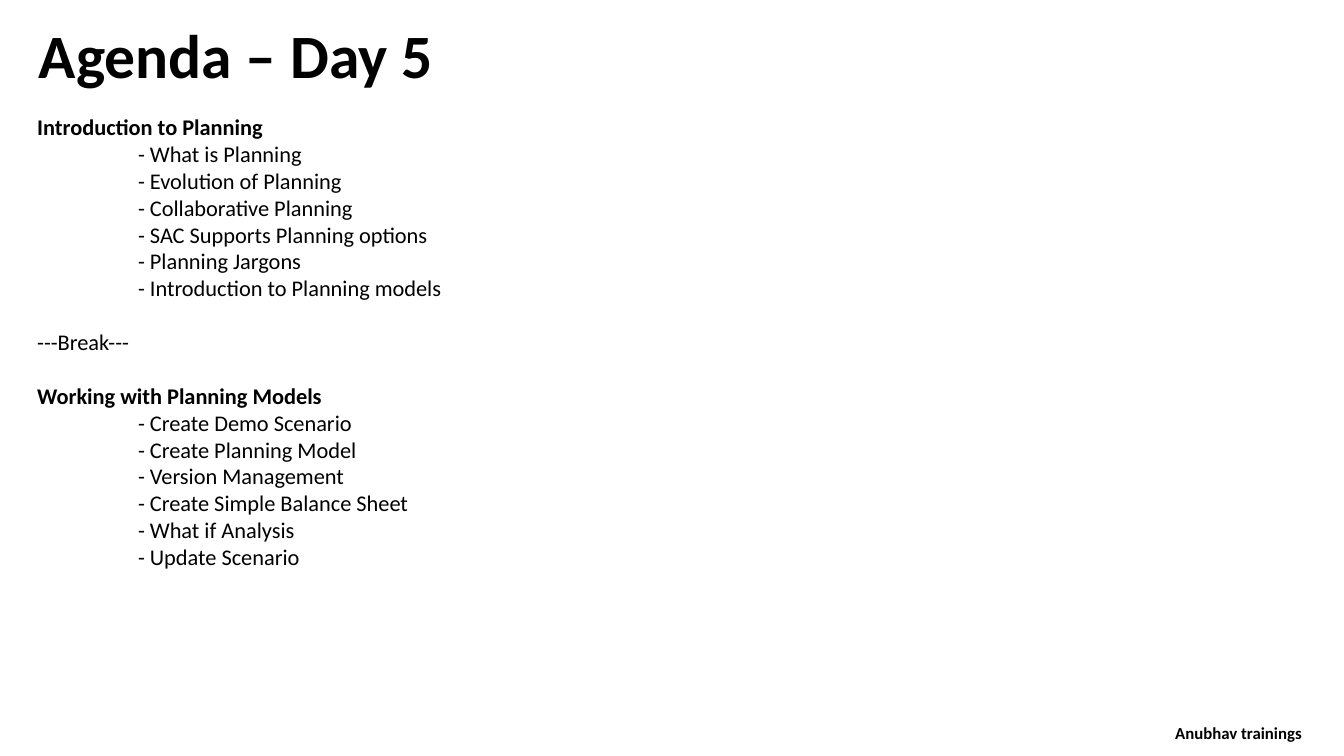
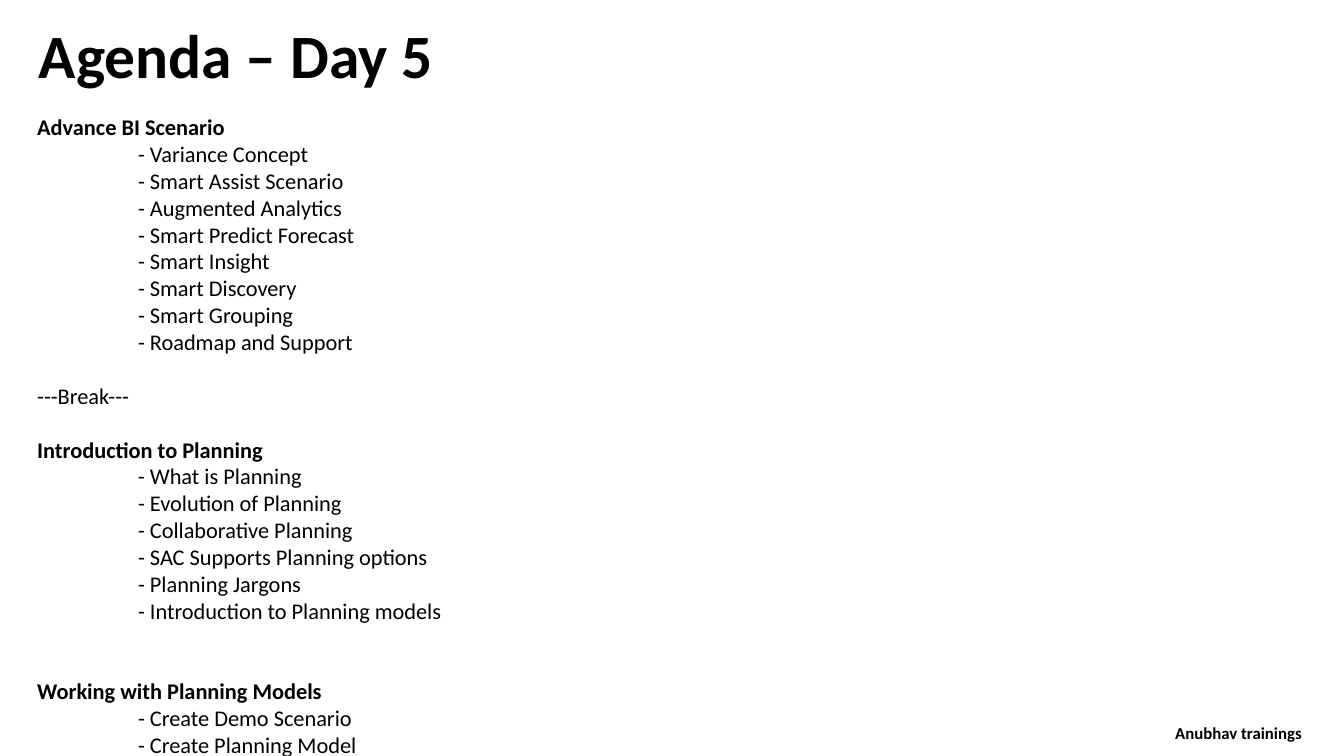
Before and after one commit to soyuztechnologies/SAC_merckgroup, a slide deck: slide 2 of day 5/SAC_Training Day 5.pptx. Drawn at 1344x756 pixels with LibreOffice and Linux fonts; fonts in the diff are those of the drawing. Boxes give left, top, right and bottom in pixels: in the first picture for what was removed or moved away, otherwise in the second. Text is boxed around its words. In the diff, an @@ line names an element or a change of style, - is before the commit and + after.

```diff
--- a/day 5/SAC_Training Day 5.pptx
+++ b/day 5/SAC_Training Day 5.pptx
@@ text at (37,119,354,404): paragraphs added @@
+Advance BI Scenario
+- Variance Concept
+- Smart Assist Scenario
+- Augmented Analytics
+- Smart Predict Forecast
+- Smart Insight
+- Smart Discovery
+- Smart Grouping
+- Roadmap and Support
+---Break---
@@ text at (37,334,129,350): paragraph removed @@
----Break---
```
Also in this commit, not shown: 2 other slides changed, 4 slides added, 1 slide removed, 13 other files.
